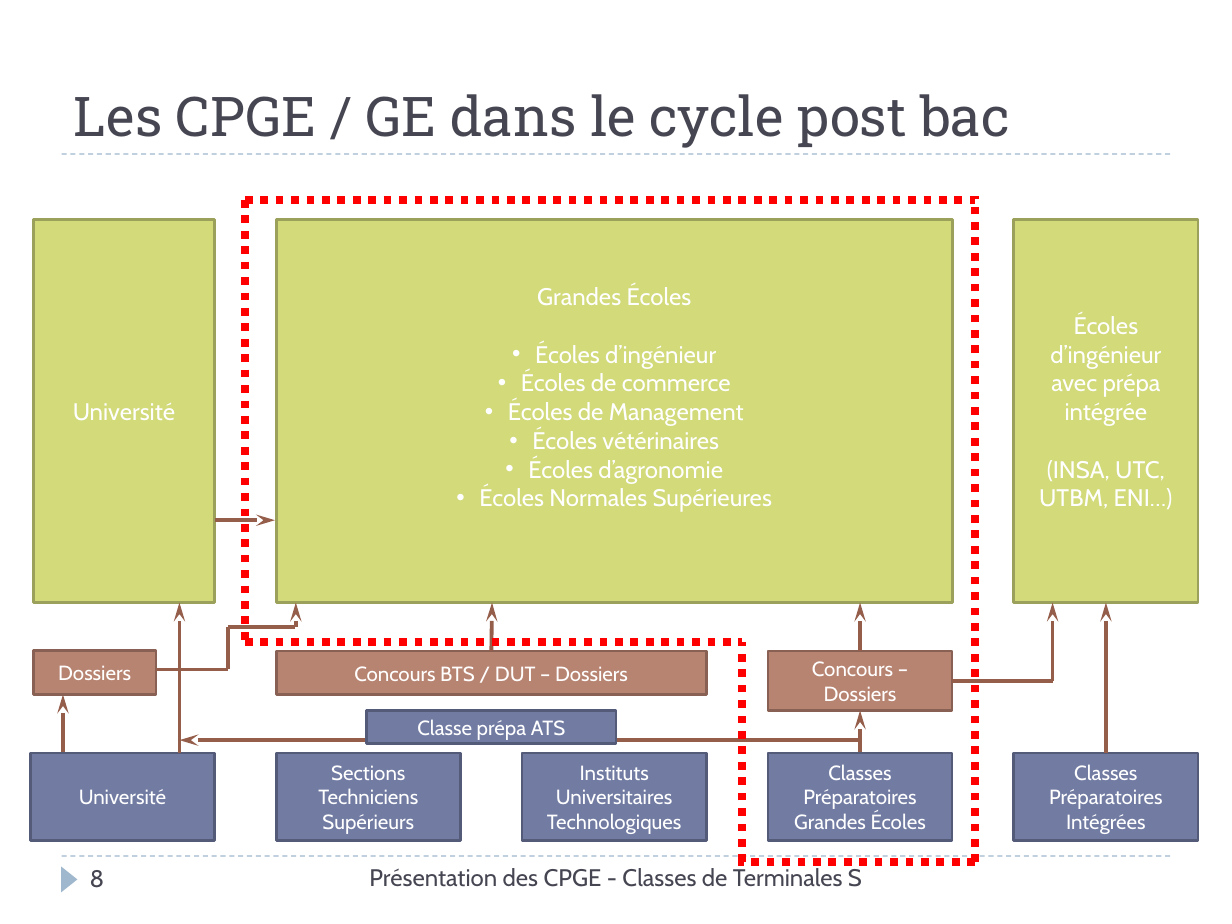
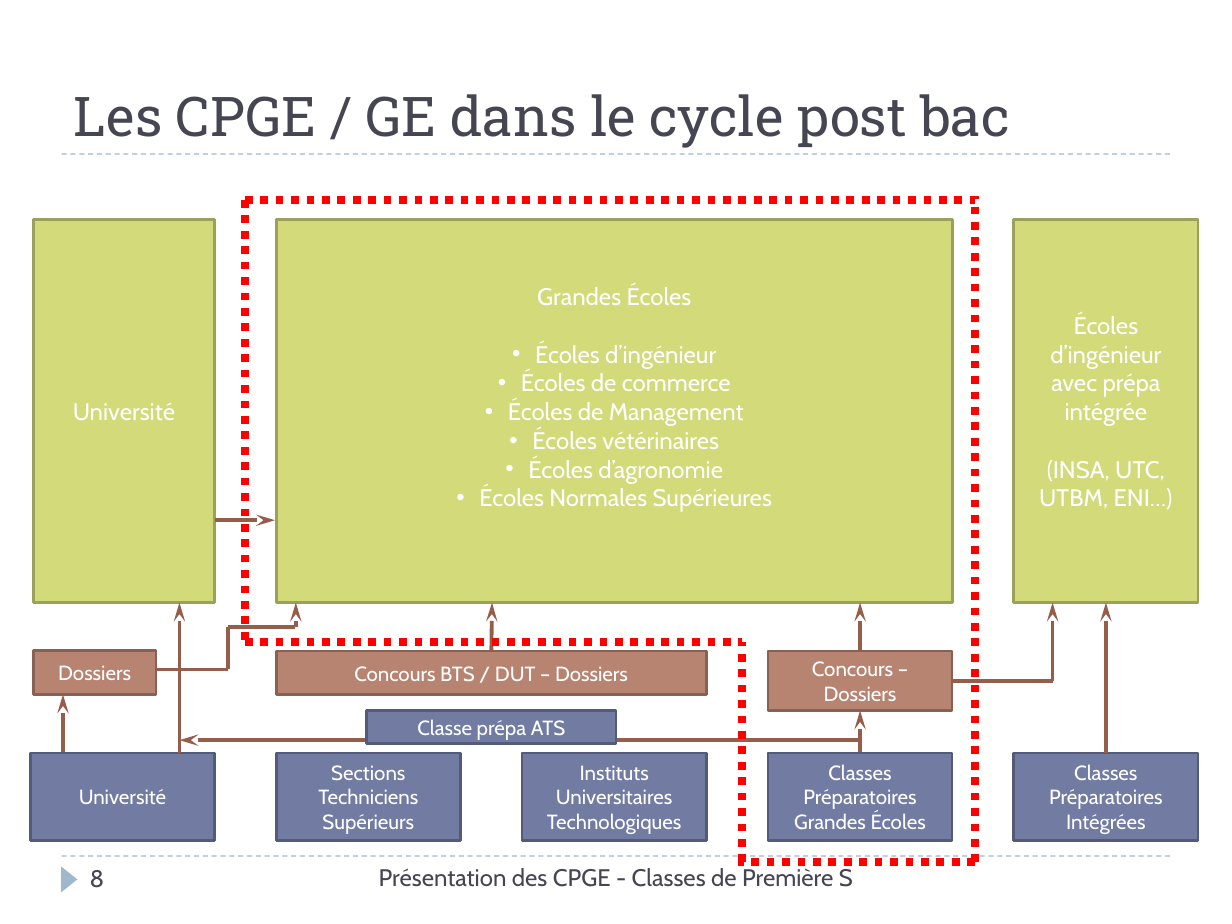
Before and after one commit to xpessoles/Orientation, a slide deck: slide 8 of Rouviere/PresentationCPGE.pptx. Drawn at 1232x924 pixels with LibreOffice and Linux fonts; fonts in the diff are those of the drawing. Boxes give left, top, right and bottom in pixels: in the first picture for what was removed or moved away, otherwise in the second. Text is boxed around its words. In the diff, an @@ line names an element or a change of style, - is before the commit and + after.

```diff
--- a/Rouviere/PresentationCPGE.pptx
+++ b/Rouviere/PresentationCPGE.pptx
@@ text at (x1=379, y1=865, x2=853, y2=887): text changed @@
-Présentation des CPGE - Classes de Terminales S
+Présentation des CPGE - Classes de Première S
```
Also in this commit, not shown: 3 other slides changed, 1 other file.
